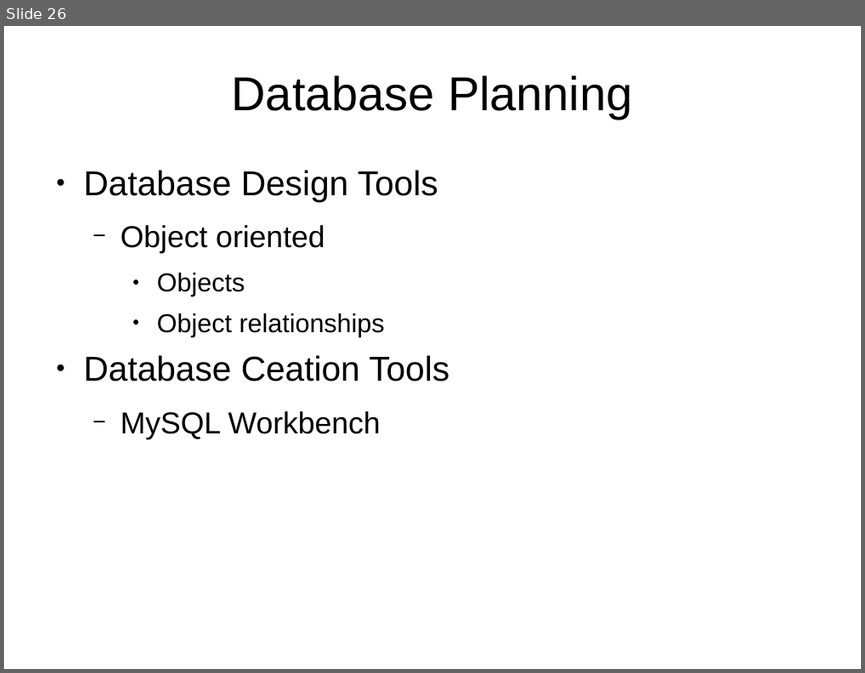
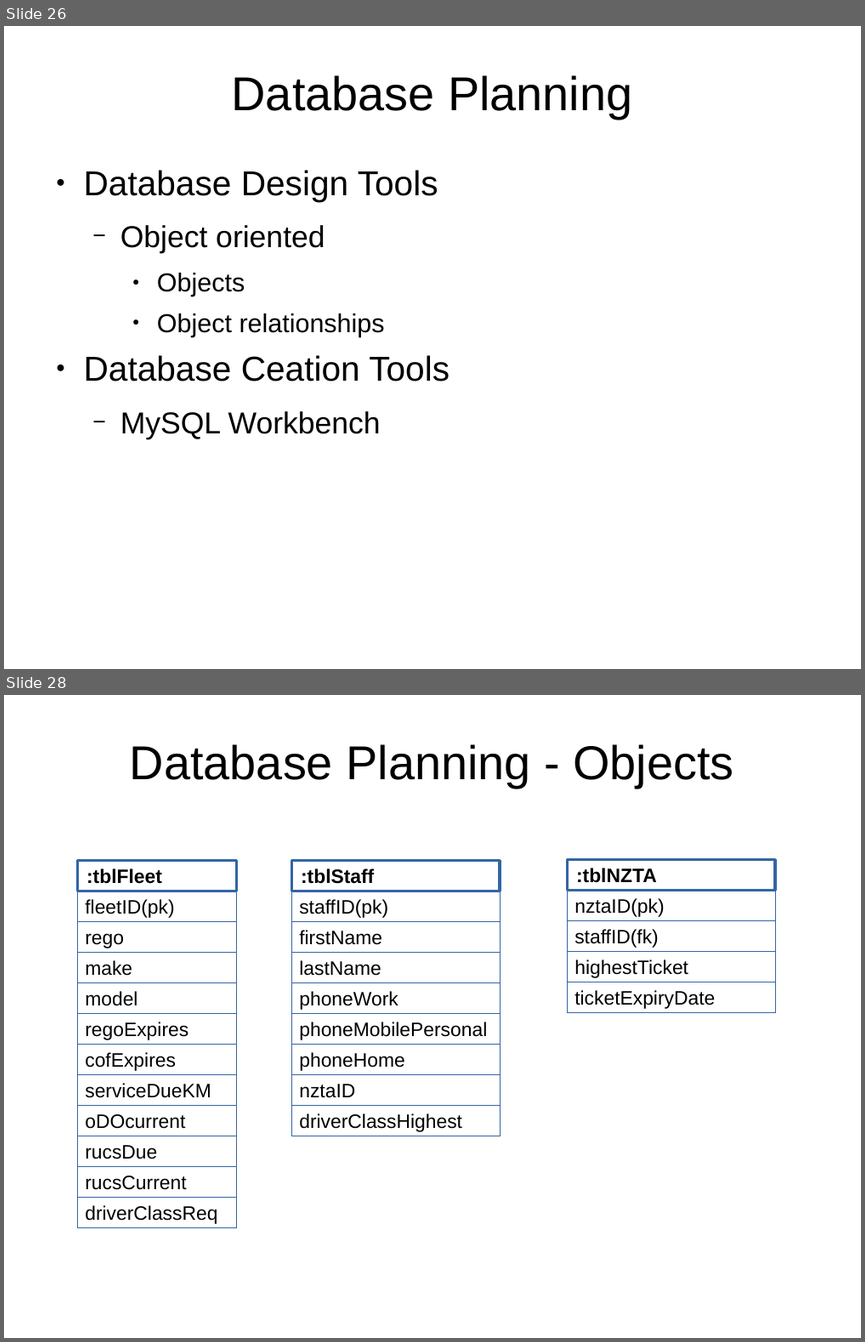
Before and after one commit to monkeysh1ne/TMNZ_Stuff, a slide deck: Workflows BP Models.odp. Shown one above the other, each under a label of ours: slide 26 before the commit, slides 26 and 28 after it; the slides between them are not shown. The pictures are 865x673 and 865x1342 pixels, drawn with LibreOffice and Linux fonts; fonts in the diff are those of the drawing. Boxes give left, top, right and bottom in pixels: in the first picture for what was removed or moved away, otherwise in the second. Text is boxed around its words. In the diff, an @@ line names an element or a change of style, - is before the commit and + after.

Commit message:
Added Database Planning, Reports and Objects to 'Workflows BP Models' presentation.

```diff
--- a/Workflows BP Models.odp
+++ b/Workflows BP Models.odp
@@ slide 28 added at box(4, 695, 861, 1338), background #FFFFFF @@
@@ title added at box(130, 744, 733, 788), 44 pt, text #000000 @@
+Database Planning - Objects
@@ rectangle added at box(77, 861, 236, 891), outline #3465A4 2.83 pt, 18 pt, text #000000, bold @@
+:tblFleet
@@ rectangle added at box(291, 861, 500, 891), outline #3465A4 2.83 pt, 18 pt, text #000000, bold @@
+:tblStaff
@@ rectangle added at box(567, 860, 775, 891), outline #3465A4 2.83 pt, 18 pt, text #000000, bold @@
+:tblNZTA
@@ rectangle added at box(77, 891, 236, 921), outline #3465A4 0 pt, 18 pt, text #000000 @@
+fleetID(pk)
@@ rectangle added at box(291, 891, 500, 921), outline #3465A4 0 pt, 18 pt, text #000000 @@
+staffID(pk)
@@ rectangle added at box(567, 891, 775, 920), outline #3465A4 0 pt, 18 pt, text #000000 @@
+nztaID(pk)
@@ rectangle added at box(77, 921, 236, 952), outline #3465A4 0 pt, 18 pt, text #000000 @@
+rego
@@ rectangle added at box(291, 921, 500, 952), outline #3465A4 0 pt, 18 pt, text #000000 @@
+firstName
@@ rectangle added at box(567, 920, 775, 951), outline #3465A4 0 pt, 18 pt, text #000000 @@
+staffID(fk)
@@ rectangle added at box(77, 953, 236, 982), outline #3465A4 0 pt, 18 pt, text #000000 @@
+make
@@ rectangle added at box(291, 953, 500, 982), outline #3465A4 0 pt, 18 pt, text #000000 @@
+lastName
@@ rectangle added at box(567, 952, 775, 982), outline #3465A4 0 pt, 18 pt, text #000000 @@
+highestTicket
@@ rectangle added at box(77, 982, 236, 1013), outline #3465A4 0 pt, 18 pt, text #000000 @@
+model
@@ rectangle added at box(291, 982, 500, 1013), outline #3465A4 0 pt, 18 pt, text #000000 @@
+phoneWork
@@ rectangle added at box(567, 982, 775, 1012), outline #3465A4 0 pt, 18 pt, text #000000 @@
+ticketExpiryDate
@@ rectangle added at box(77, 1013, 236, 1043), outline #3465A4 0 pt, 18 pt, text #000000 @@
+regoExpires
@@ rectangle added at box(291, 1013, 500, 1043), outline #3465A4 0 pt, 18 pt, text #000000 @@
+phoneMobilePersonal
@@ rectangle added at box(77, 1044, 236, 1074), outline #3465A4 0 pt, 18 pt, text #000000 @@
+cofExpires
@@ rectangle added at box(291, 1044, 500, 1074), outline #3465A4 0 pt, 18 pt, text #000000 @@
+phoneHome
@@ rectangle added at box(77, 1074, 236, 1105), outline #3465A4 0 pt, 18 pt, text #000000 @@
+serviceDueKM
@@ rectangle added at box(291, 1074, 500, 1105), outline #3465A4 0 pt, 18 pt, text #000000 @@
+nztaID
@@ rectangle added at box(77, 1106, 236, 1136), outline #3465A4 0 pt, 18 pt, text #000000 @@
+oDOcurrent
@@ rectangle added at box(291, 1106, 500, 1136), outline #3465A4 0 pt, 18 pt, text #000000 @@
+driverClassHighest
@@ rectangle added at box(77, 1136, 236, 1166), outline #3465A4 0 pt, 18 pt, text #000000 @@
+rucsDue
@@ rectangle added at box(77, 1166, 236, 1197), outline #3465A4 0 pt, 18 pt, text #000000 @@
+rucsCurrent
@@ rectangle added at box(77, 1197, 236, 1228), outline #3465A4 0 pt, 18 pt, text #000000 @@
+driverClassReq
```
Also in this commit, not shown: 1 other slide added, 1 other file.
